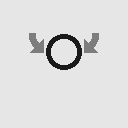
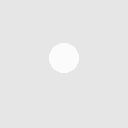
Two versions of the same layered image (128 x 128). Layer-by-layer changes:
removed layer "Layer 5" over [29, 33, 44, 53]
removed layer "Layer 4" over [84, 33, 99, 53]
hid "Layer 3", painted on it over [29, 33, 99, 70]
painted on "Background" over [49, 43, 79, 73]
